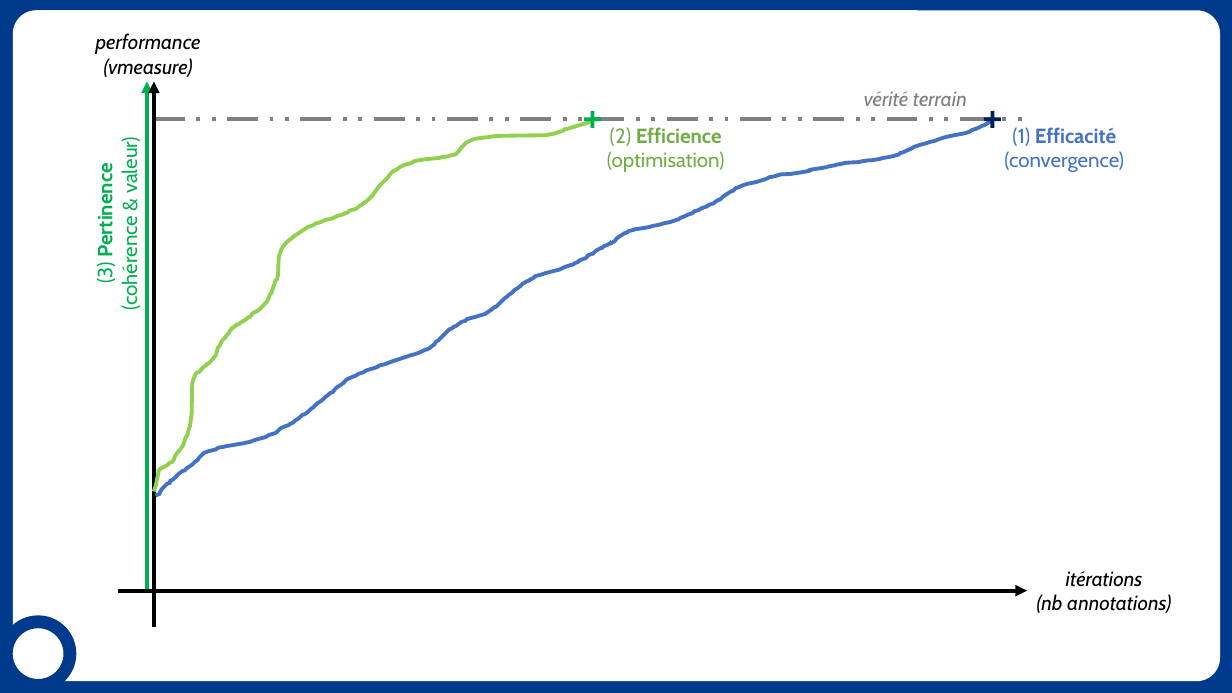
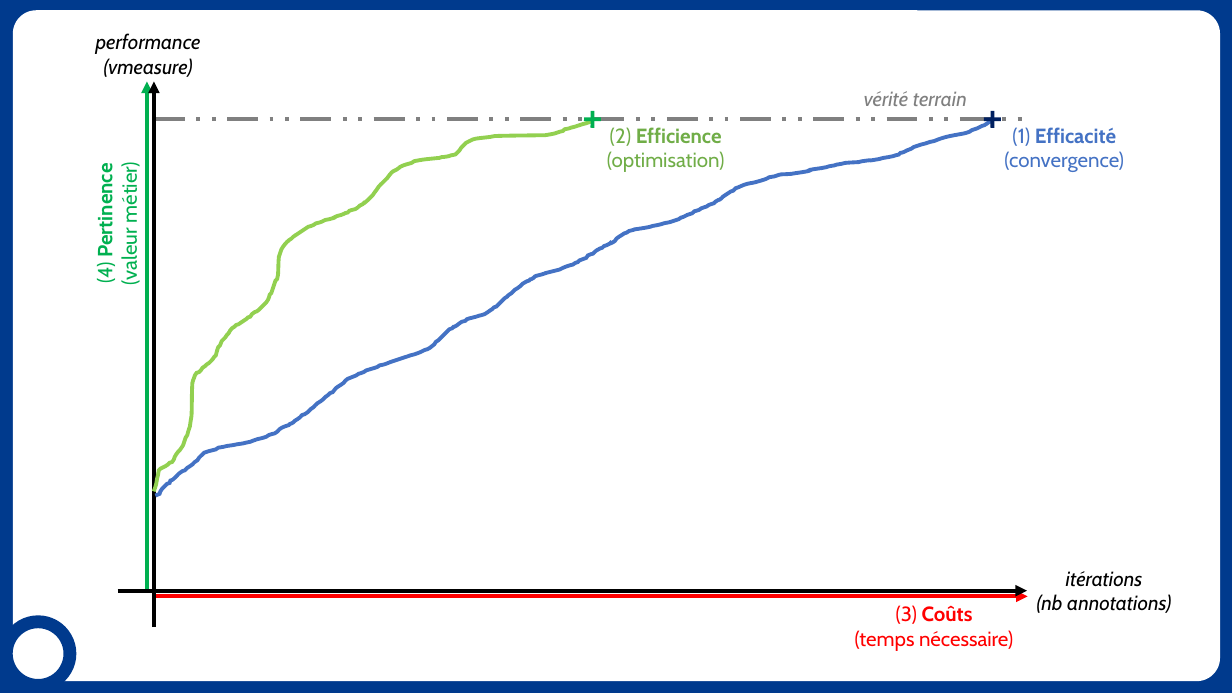
Before and after one commit to erwanschild/interactive-clustering-phd-report, a slide deck: slide 7 of draft/hypotheses.pptx (slide 6 before the commit). Drawn at 1232x693 pixels with LibreOffice and Linux fonts; fonts in the diff are those of the drawing; background and template pictures are left out. Boxes give left, top, right and bottom in pixels: in the first picture for what was removed or moved away, otherwise in the second. Text is boxed around its words. In the diff, an @@ line names an element or a change of style, - is before the commit and + after.

```diff
--- a/draft/hypotheses.pptx
+++ b/draft/hypotheses.pptx
@@ text at (93,168,142,284): text changed @@
-(3) Pertinence
-(cohérence & valeur)
+(4) Pertinence
+(valeur métier)
@@ arrow added from (154, 596) to (1028, 596), #FF0000 3 pt @@
@@ text added at (855,605,1013,651), 16 pt, text #FF0000 @@
+(3) Coûts
+(temps nécessaire)
```
Also in this commit, not shown: 4 other slides changed, 4 other files.
